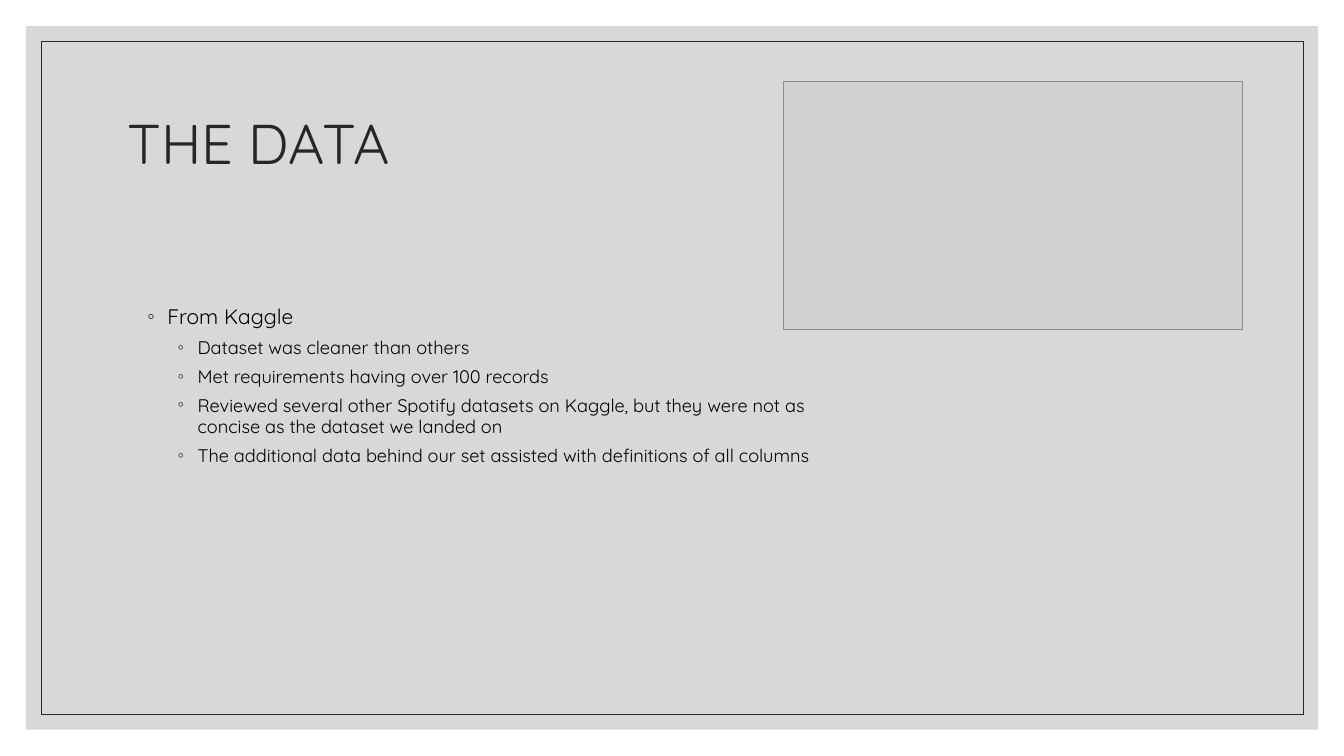
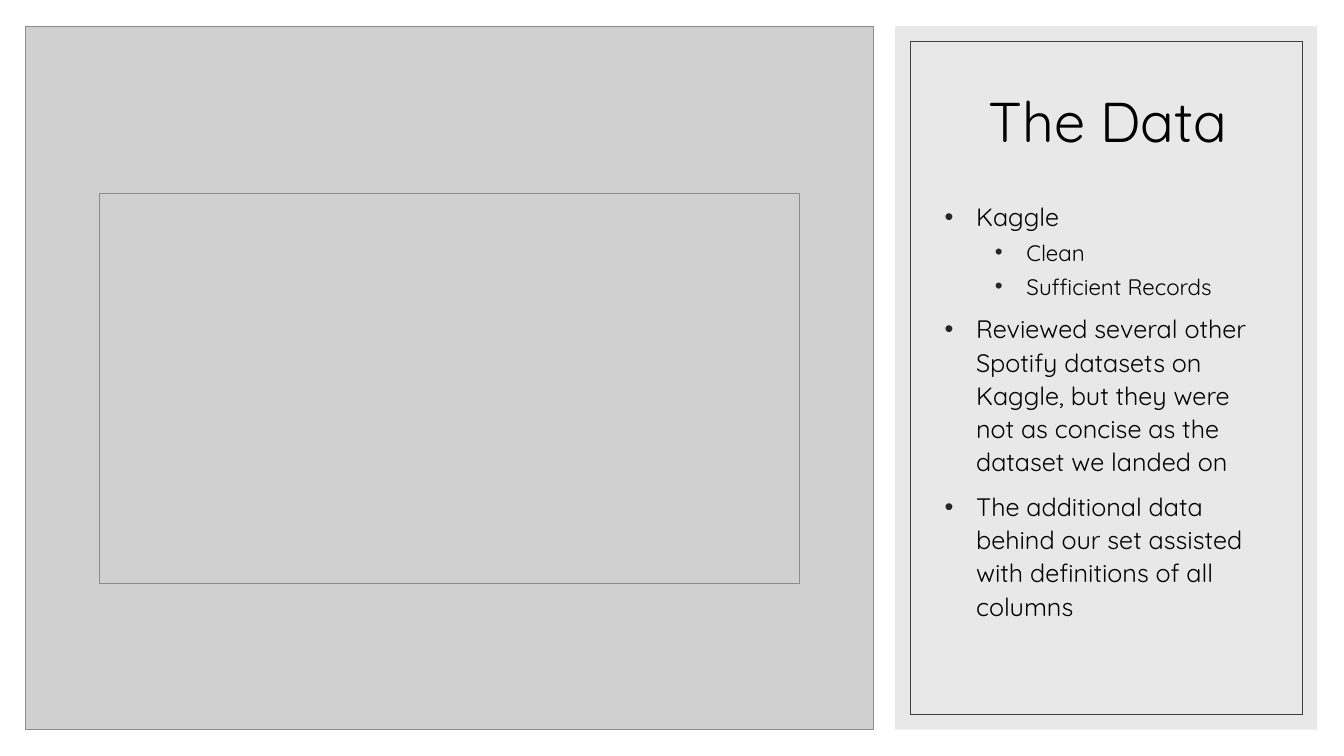
Before and after one commit to JeniLam/Spotify-Dashboard, a slide deck: slide 6 of gOGOGAGA.pptx (slide 5 before the commit). Drawn at 1344x756 pixels with LibreOffice and Linux fonts; fonts in the diff are those of the drawing; grey boxes stand for pictures. Boxes give left, top, right and bottom in pixels: in the first picture for what was removed or moved away, otherwise in the second. Text is boxed around its words. In the diff, an @@ line names an element or a change of style, - is before the commit and + after.

```diff
--- a/gOGOGAGA.pptx
+++ b/gOGOGAGA.pptx
@@ picture added at [25, 26, 874, 730] @@
@@ rectangle removed at [26, 26, 1319, 730] @@
@@ rectangle added at [895, 26, 1317, 730], fill #D9D9D9 at 60% opacity @@
@@ rectangle removed at [41, 41, 1304, 715] @@
@@ rectangle added at [910, 41, 1303, 715], outline #404040 0.5 pt @@
@@ picture removed at [784, 81, 1243, 329] @@
@@ title "The Data" at [989, 100, 1227, 143]: vertical alignment middle to bottom @@
@@ title at [989, 100, 1227, 143]: text changed; text colour #262626 to #000000 @@
-THE DATA
+The Data
@@ picture added at [100, 194, 800, 584] @@
@@ text "Kaggle": place and size @@
-text "Kaggle" at [167, 308, 809, 462]
+text "Kaggle" at [976, 207, 1247, 617]
@@ text at [976, 207, 1212, 296]: text changed; size 13 to 16 pt @@
-◦ From Kaggle
-  ◦ Dataset was cleaner than others
-  ◦ Met requirements having over 100 records
+• Kaggle
+  • Clean
+  • Sufficient Records
@@ text at [976, 319, 1247, 617]: size 13 to 18 pt in "Reviewed several other Spotify datasets on Kaggle, ...", "The additional data behind our set assisted ..."; bullet ◦ to •; list level 2 to 1 in "Reviewed several other Spotify datasets ..."; line spacing 1 to 1.1; list level 2 to 1 in "The additional data behind our ..." @@
```
Also in this commit, not shown: 4 other slides changed, 1 slide added, 3 other files.
